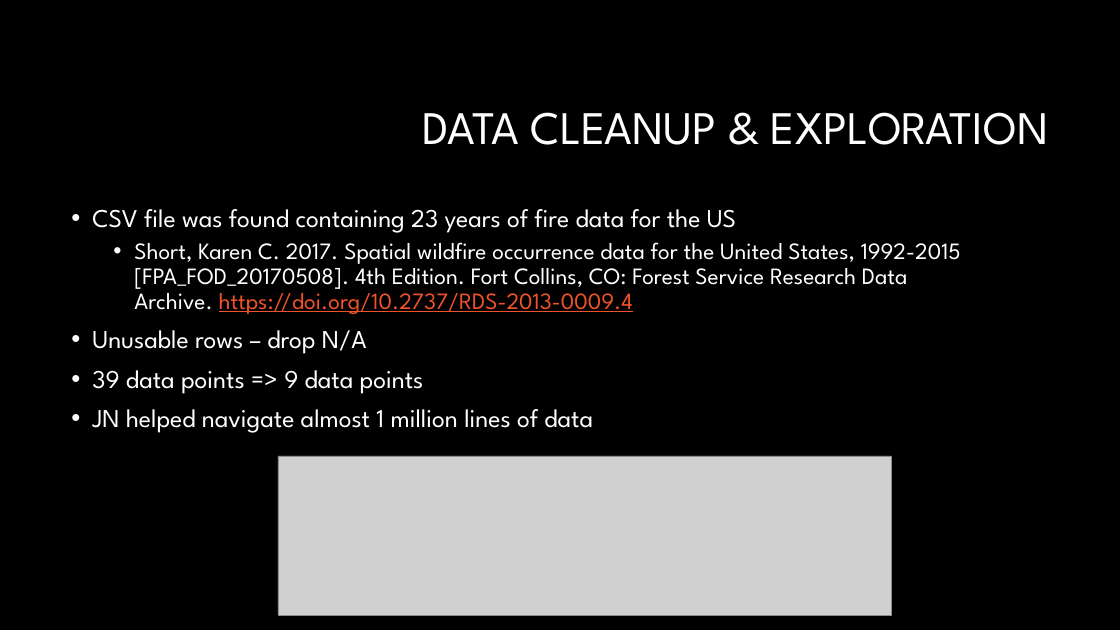
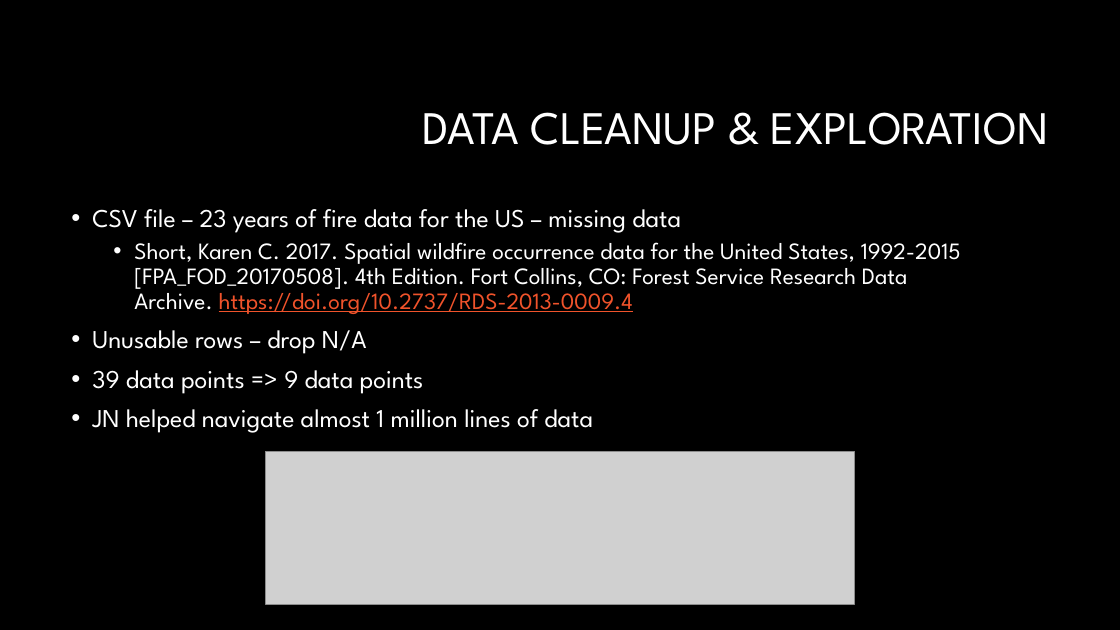
Before and after one commit to nvhabib91/project1, a slide deck: slide 4 of Presentation - Project 1.pptx. Drawn at 1120x630 pixels with LibreOffice and Linux fonts; fonts in the diff are those of the drawing; grey boxes stand for pictures; background and template pictures are left out. Boxes give left, top, right and bottom in pixels: in the first picture for what was removed or moved away, otherwise in the second. Text is boxed around its words. In the diff, an @@ line names an element or a change of style, - is before the commit and + after.

```diff
--- a/Presentation - Project 1.pptx
+++ b/Presentation - Project 1.pptx
@@ text at (x1=92, y1=209, x2=681, y2=233): text changed @@
-• CSV file was found containing 23 years of fire data for the US
+• CSV file – 23 years of fire data for the US – missing data
@@ picture resized from (x1=278, y1=456, x2=891, y2=615) to (x1=266, y1=451, x2=854, y2=604) @@
```
Also in this commit, not shown: 7 other slides changed, 1 slide removed.
